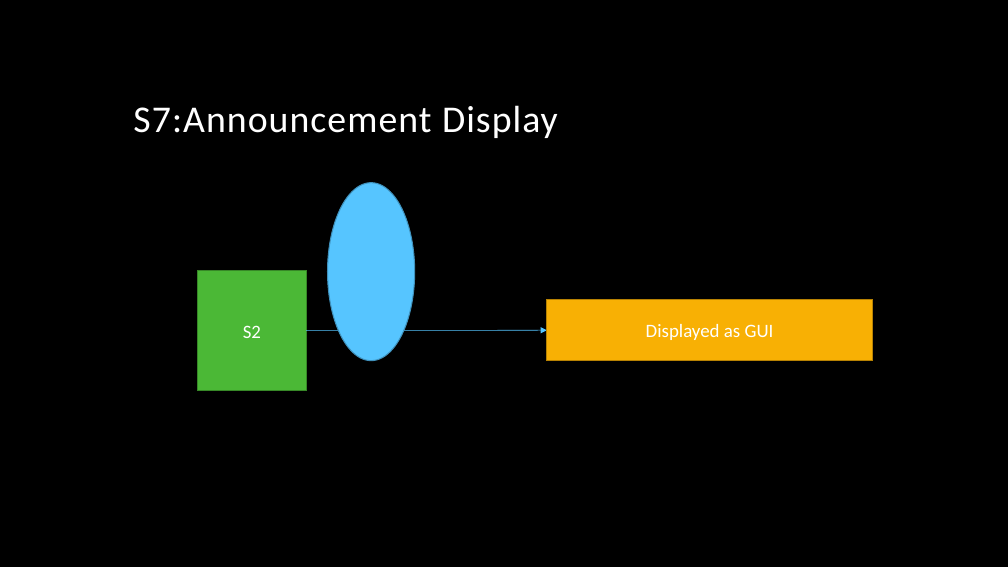
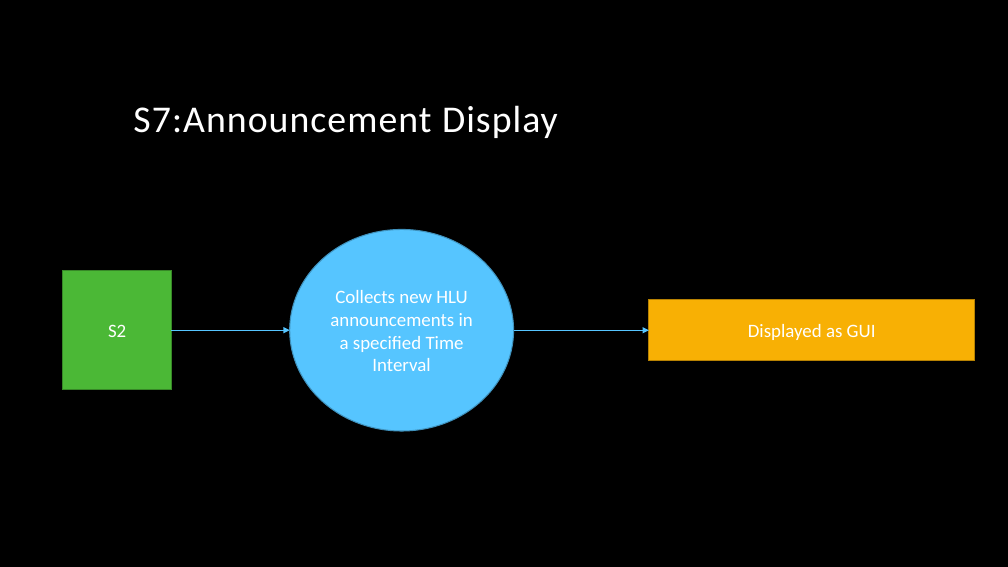
Before and after one commit to arnyboy101/InsemiTimeSheet, a slide deck: slide 8 of SubRoutine Diagrams/Notice Board.pptx. Drawn at 1008x567 pixels with LibreOffice and Linux fonts; fonts in the diff are those of the drawing; background and template pictures are left out. Boxes give left, top, right and bottom in pixels: in the first picture for what was removed or moved away, otherwise in the second. Text is boxed around its words. In the diff, an @@ line names an element or a change of style, - is before the commit and + after.

```diff
--- a/SubRoutine Diagrams/Notice Board.pptx
+++ b/SubRoutine Diagrams/Notice Board.pptx
@@ ellipse "Collects new HLU announcements in ..." resized from (x1=327, y1=183, x2=414, y2=361) to (x1=290, y1=229, x2=513, y2=431) @@
@@ rectangle "S2" moved from (x1=197, y1=271, x2=306, y2=390) to (x1=63, y1=271, x2=172, y2=390) @@
@@ text in ellipse at (x1=330, y1=290, x2=473, y2=371): text added @@
+Collects new HLU announcements in a specified Time Interval
@@ rectangle "Displayed as GUI" moved from (x1=547, y1=300, x2=873, y2=361) to (x1=649, y1=300, x2=975, y2=361) @@
@@ arrow moved from (306, 330) - (547, 330) to (172, 330) - (290, 330) @@
@@ arrow added from (513, 330) to (649, 330), #56C5FF 0.5 pt @@
```
Also in this commit, not shown: 5 other slides changed.
